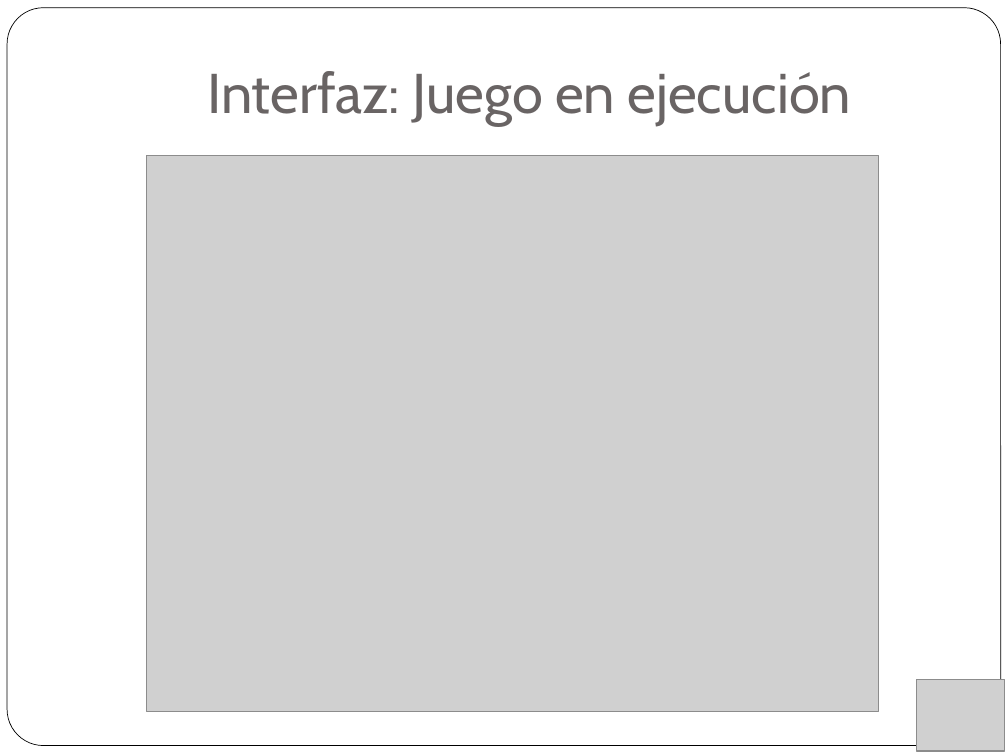
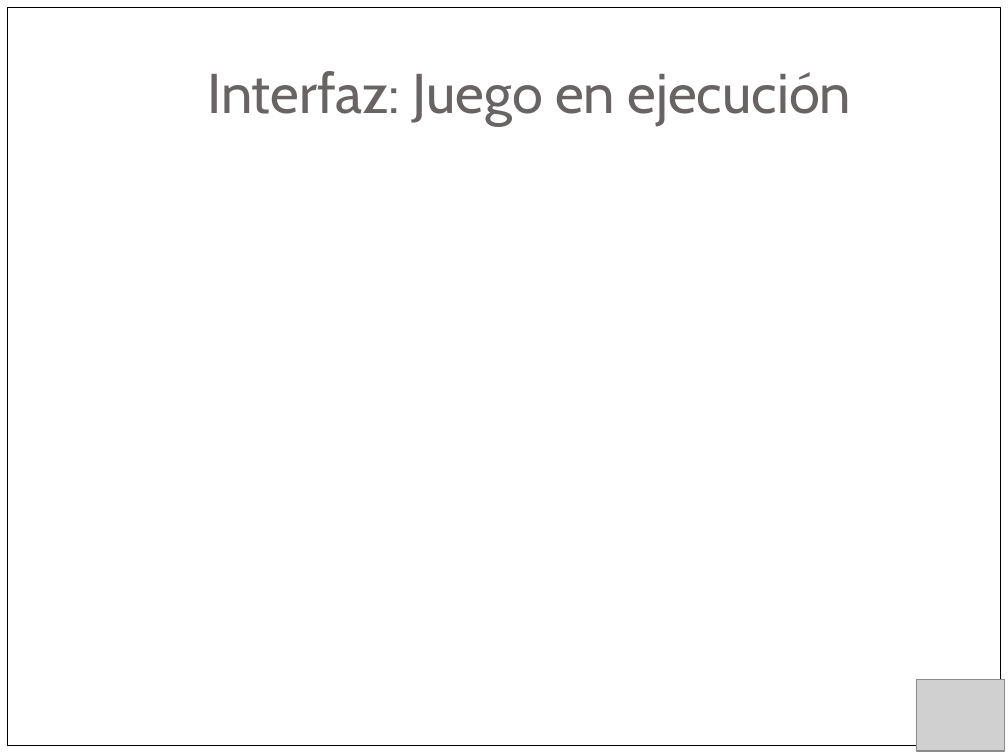
Before and after one commit to rubancar/sudoku-pyqt, a slide deck: slide 7 of Presentacion/PresentacionProyectoPython.pptx. Drawn at 1008x756 pixels with LibreOffice and Linux fonts; fonts in the diff are those of the drawing; grey boxes stand for pictures. Boxes give left, top, right and bottom in pixels: in the first picture for what was removed or moved away, otherwise in the second. Text is boxed around its words. In the diff, an @@ line names an element or a change of style, - is before the commit and + after.

```diff
--- a/Presentacion/PresentacionProyectoPython.pptx
+++ b/Presentacion/PresentacionProyectoPython.pptx
@@ rounded rectangle removed at (7,8,1001,746) @@
@@ rectangle added at (7,8,1001,746), fill #FFFFFF, outline #000000 0.51 pt @@
@@ picture removed at (147,156,879,712) @@
```
Also in this commit, not shown: 22 other slides changed.
